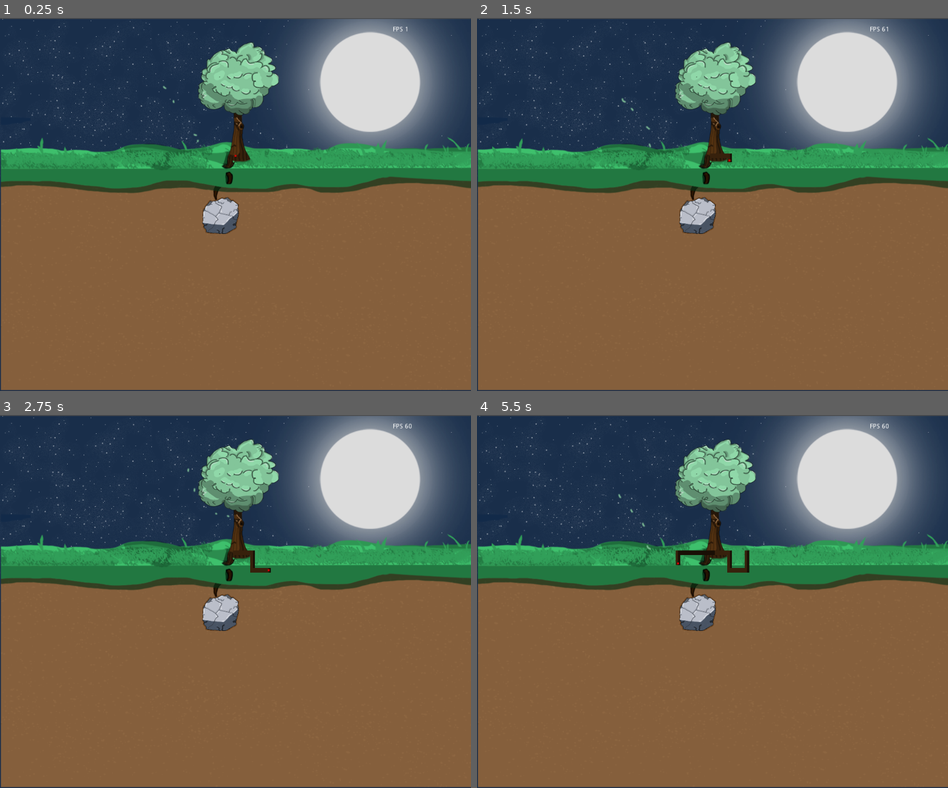
Above: before the commit, frames 1-4 (two rows, left to right).
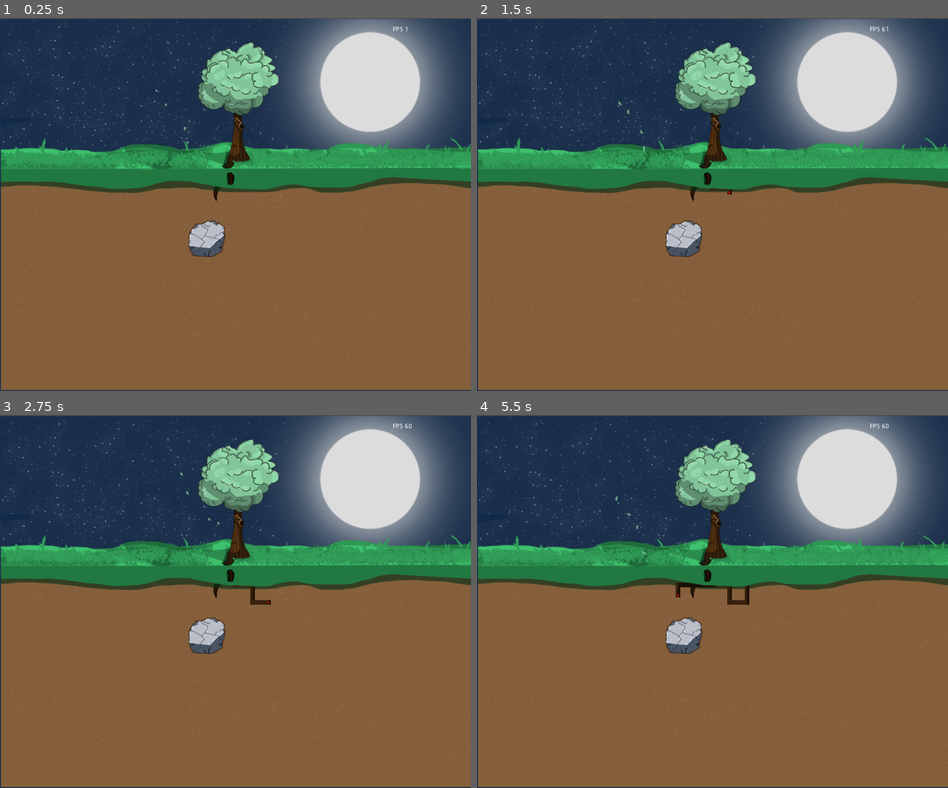
Above: after the commit, the same moments.

Repository: GunesUstunalp/GGJ2023Game
Game: Godot game, scene res://MainScene.tscn
Same seed, same stepped clock (60 frames per second), same inputs: the game is played once before the commit and once after it.
Inputs:
- Up to frame 1 (0.25 s): no input
- Up to frame 2 (1.5 s): hold D (move_right) 0.53-1.28 s; hold S (move_down) from 1.28 s (still down)
- Up to frame 3 (2.75 s): release S (move_down) at 2.03 s; hold D (move_right) from 2.03 s (still down)
- Up to frame 4 (5.5 s): release D (move_right) at 2.78 s; hold W (move_up) 2.78-3.53 s; hold A (move_left) 3.53-5.03 s; hold S (move_down) from 5.03 s (still down)

The runs differ from the first frame. In frame 1, 1.6% of the frame differs, in the area x 0-100%, y 18-65%; in frame 2, 1.6%; in frame 3, 1.7%; in frame 4, 2.1%, in the area x 0-100%, y 21-65%.

Commit message:
rootEnd now starts under a layer of grass

Diff:
--- a/MainScene.tscn
+++ b/MainScene.tscn
@@ -73,6 +73,7 @@
 [ext_resource path="res://Resources/backgrass/Layer 13.png" type="Texture" id=71]
 [ext_resource path="res://Resources/backgrass/Layer 14.png" type="Texture" id=72]
 [ext_resource path="res://Resources/backgrass/Layer 15.png" type="Texture" id=73]
+[ext_resource path="res://Resources/greenlayer.png" type="Texture" id=74]
 
 [sub_resource type="SpriteFrames" id=3]
 animations = [ {
@@ -121,14 +122,14 @@
 position = Vector2( 523, 304 )
 scale = Vector2( 0.948002, 0.634328 )
 frames = SubResource( 3 )
-frame = 4
+frame = 1
 playing = true
 
 [node name="Grass" type="AnimatedSprite" parent="."]
 position = Vector2( 530, 291 )
 scale = Vector2( 1.01546, 0.957143 )
 frames = SubResource( 1 )
-frame = 7
+frame = 1
 playing = true
 
 [node name="Treee" type="Sprite" parent="."]
@@ -147,7 +148,7 @@
 position = Vector2( 448, 176 )
 rotation = 1.09023
 frames = SubResource( 2 )
-frame = 7
+frame = 9
 playing = true
 
 [node name="FPSCounter" type="Label" parent="."]
@@ -164,3 +165,7 @@
 [node name="AnimatedRocks" type="Node2D" parent="."]
 
 [node name="RootEnd" parent="." instance=ExtResource( 3 )]
+
+[node name="Greenlayer" type="Sprite" parent="."]
+position = Vector2( 517, 354 )
+texture = ExtResource( 74 )
--- a/RockSpawner.gd
+++ b/RockSpawner.gd
@@ -9,6 +9,7 @@
 var rockScalesArr = []
 var rockRotationsArr = []
 var rng = RandomNumberGenerator.new()
+var topOffset = 70
 
 signal rock_spawned
 
@@ -18,7 +19,7 @@
 	var rootEnd = get_node("RootEnd")
 	rootEnd.connect("found_rock", self, "_on_found_rock")
 
-	spawnRockAtPosition(Vector2(480,430), DefaultRockHalfWidth, 0)
+	spawnRockAtPosition(Vector2(450,410 + topOffset), DefaultRockHalfWidth, 0)
 
 	animatedRock = preload('res://AnimatedRock.tscn')
 	rng.randomize()
@@ -63,7 +64,7 @@
 	#print("Spawn Rock at Random Pos")
 	var randHalfWidth = rng.randf_range(DefaultRockHalfWidth/2, DefaultRockHalfWidth)
 	var randX = rng.randf_range(0 + randHalfWidth, 1024 - randHalfWidth)
-	var randY = rng.randf_range(300 + randHalfWidth, 812 - randHalfWidth)
+	var randY = rng.randf_range(300 + topOffset + randHalfWidth, 812 - randHalfWidth)
 	var randRotation = rng.randf_range(0,360)
 
 	if tryNumber > 50:
--- a/RootEnd.gd
+++ b/RootEnd.gd
@@ -3,13 +3,15 @@
 var rootHalfWidth = 5
 var slowSpeed = 50
 var fastSpeed = 150
-var rootOriginPoint = Vector2(512, 300)
+
 var speed = slowSpeed
 var rootScene
 var groundMatrix #0-> free, 1-> root, 2-> rock
 var generatedRootImage
 var rootImageScale
 var foundRockIndexes = []
+var topOffset = 70
+var rootOriginPoint = Vector2(512, 300 + topOffset)
 
 var lastCreatedPosition = Vector2.ZERO
 
@@ -75,7 +77,7 @@
 		var newPosition = position + velocity * delta
 
 		#print(newPosition.x, " ", newPosition.y - 300)
-		if(newPosition.x < 1 or newPosition.x > 1023 or newPosition.y - 300 > 511 or newPosition.y - 300 < 0):
+		if(newPosition.x < 1 or newPosition.x > 1023 or newPosition.y - 300 > 511 or newPosition.y - 300 < topOffset):
 			respawn()
 		else:
 			position = newPosition
@@ -87,6 +89,7 @@
 	generatedRootInstance.texture = generatedRootImage
 	generatedRootInstance.scale = rootImageScale
 	generatedRootInstance.position = position
+	generatedRootInstance.show_behind_parent = true
 	get_parent().find_node("Roots").add_child(generatedRootInstance)
 
 	var rootCenterX = int(position.x) - rootHalfWidth
@@ -94,7 +97,7 @@
 
 	for x in range(rootHalfWidth * 2):
 		for y in range(rootHalfWidth * 2):
-			if rootCenterX + x > 0 and rootCenterX + x < 1024 and rootCenterY + y < 512 and rootCenterY + y > 0:
+			if rootCenterX + x > 0 and rootCenterX + x < 1024 and rootCenterY + y < 512 and rootCenterY + y > topOffset:
 				groundMatrix[rootCenterX + x][rootCenterY + y] = 1
 	raise()
 
@@ -103,7 +106,8 @@
 	generatedRootInstance.texture = generatedRootImage
 	generatedRootInstance.scale = rootImageScale
 	generatedRootInstance.position = position
-	get_parent().add_child(generatedRootInstance)
+	generatedRootInstance.show_behind_parent = true
+	get_parent().find_node("Roots").add_child(generatedRootInstance)
 	raise()
 
 func respawn():
Not shown: 1 places in MainScene.tscn that only renumber resources
